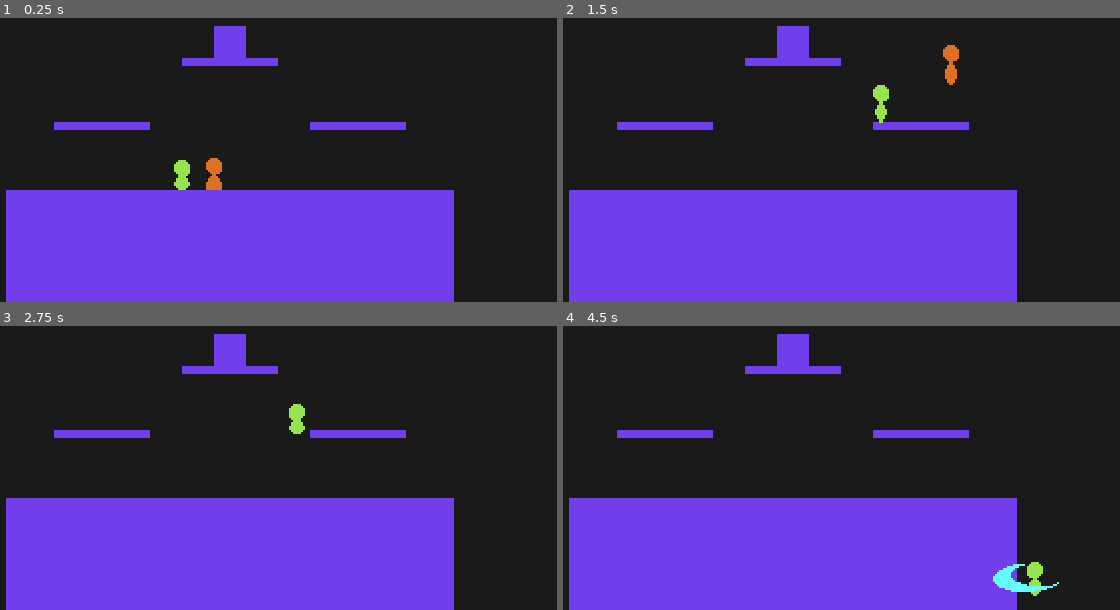
Above: before the commit, frames 1-4 (two rows, left to right).
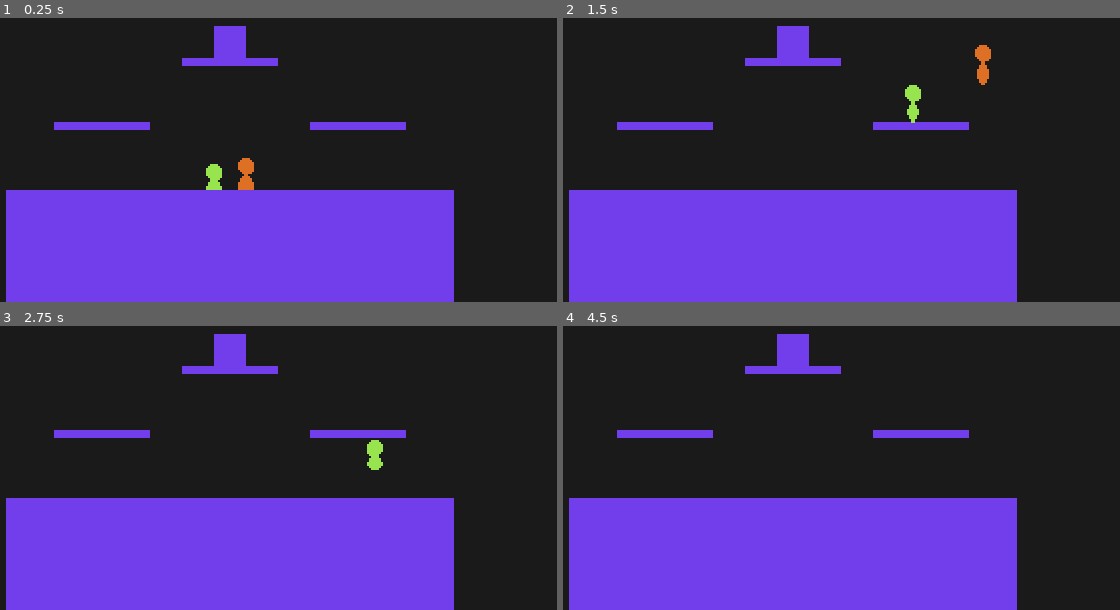
Above: after the commit, the same moments.

Repository: youssefevan/platform-fighter
Game: Godot game, scene res://World.tscn
Two runs of this game, one before a commit and one after it. Both use one fixed random seed, a clock stepped at 60 frames per second and the inputs below.
Inputs:
- Up to frame 1 (0.25 s): no input
- Up to frame 2 (1.5 s): hold Right (right) from 0.53 s (still down); tap X (attack) at 0.6 s; tap Z (jump) at 0.77, 0.8, 1.07, 1.35 s
- Up to frame 3 (2.75 s): tap Z (jump) at 1.52, 1.82, 2.3 s; tap X (attack) at 1.55, 2.1 s; release Right (right) at 2.03 s; hold Left (left) from 2.03 s (still down)
- Up to frame 4 (4.5 s): release Left (left) at 2.78 s; hold Right (right) 2.78-4.28 s; tap X (attack) at 2.85, 4.35 s; tap Z (jump) at 3.02, 3.32, 3.6, 3.77, 4.07 s; hold Left (left) from 4.28 s (still down)

The runs differ from the first frame. In frame 1, 0.8% of the frame differs, in the area x 31-46%, y 49-61%; in frame 2, 1.0%, in the area x 55-77%, y 9-37%; in frame 3, 0.5%; in frame 4, 0.6%.

Commit message:
Fixed signal problem w/ hitstun

Diff:
--- a/PlatformFighter/Scenes/CharacterBase.tscn
+++ b/PlatformFighter/Scenes/CharacterBase.tscn
@@ -108,8 +108,11 @@
 
 [node name="Hitstun" type="Node" parent="StateManager"]
 script = ExtResource( 14 )
+animation_name = "Hitstun"
 
+[connection signal="area_entered" from="Hurtbox" to="Hurtbox" method="_on_Hurtbox_area_entered"]
 [connection signal="hit_info" from="Hurtbox" to="." method="_on_Hurtbox_hit_info"]
+[connection signal="hit_info" from="Hurtbox" to="StateManager/Hitstun" method="_on_Hurtbox_hit_info"]
 
 [editable path="Hitbox"]
 [editable path="Hurtbox"]
--- a/PlatformFighter/Scripts/CharacterBase/States/hitstun.gd
+++ b/PlatformFighter/Scripts/CharacterBase/States/hitstun.gd
@@ -1,4 +1,4 @@
-extends "res://Scripts/CharacterBase/base_state.gd"
+extends BaseState
 
 var kb_direction
 var kb_power
--- a/PlatformFighter/Scripts/CharacterBase/character_base.gd
+++ b/PlatformFighter/Scripts/CharacterBase/character_base.gd
@@ -146,6 +146,7 @@
 
 	return attack
 
+# bad
 func _on_GroundNeutral_disable_hitbox():
 	$Hitbox/Bounds.disabled = true
 
@@ -171,4 +172,5 @@
 	$Hitbox/Bounds.disabled = true
 
 func _on_Hurtbox_hit_info(hit, kb_dir, kb_pow, d_percent):
+	print("hurt")
 	return hitstun
--- a/PlatformFighter/World.tscn
+++ b/PlatformFighter/World.tscn
@@ -76,12 +76,11 @@
 [node name="Bounds" parent="Test/Hurtbox" index="0"]
 shape = SubResource( 4 )
 
+[node name="Timber" parent="." instance=ExtResource( 5 )]
+position = Vector2( 184, 152 )
+
 [node name="Red" parent="." instance=ExtResource( 4 )]
-position = Vector2( 184, 128 )
-hitstun_node = NodePath("")
-
-[node name="Timber" parent="." instance=ExtResource( 5 )]
-position = Vector2( 168, 136 )
+position = Vector2( 200, 144 )
 
 [connection signal="area_entered" from="Test/Hurtbox" to="Test/Hurtbox" method="_on_Hurtbox_area_entered"]
 [connection signal="hit_info" from="Test/Hurtbox" to="Test" method="_on_Hurtbox_hit_info"]
